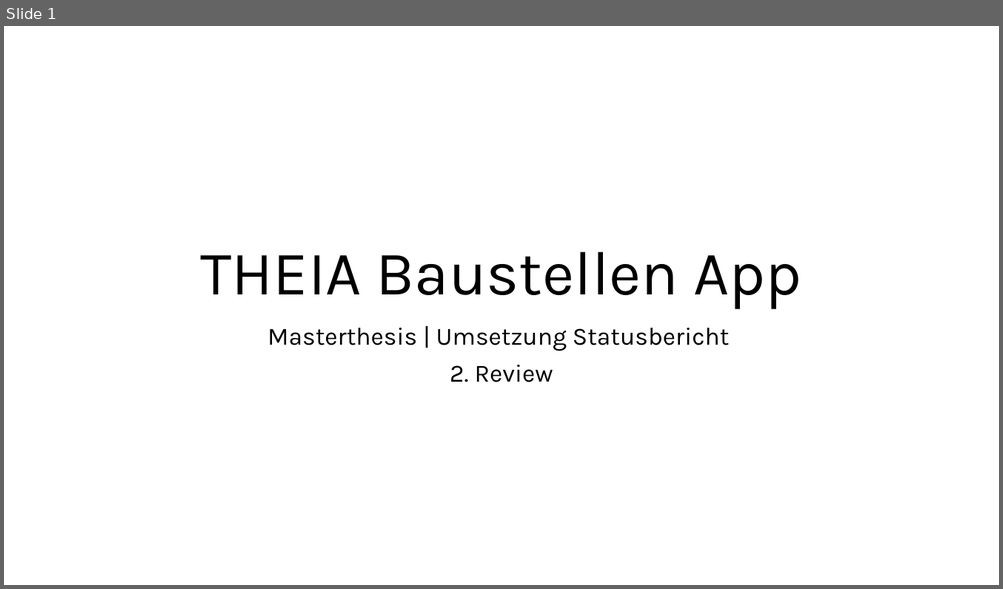
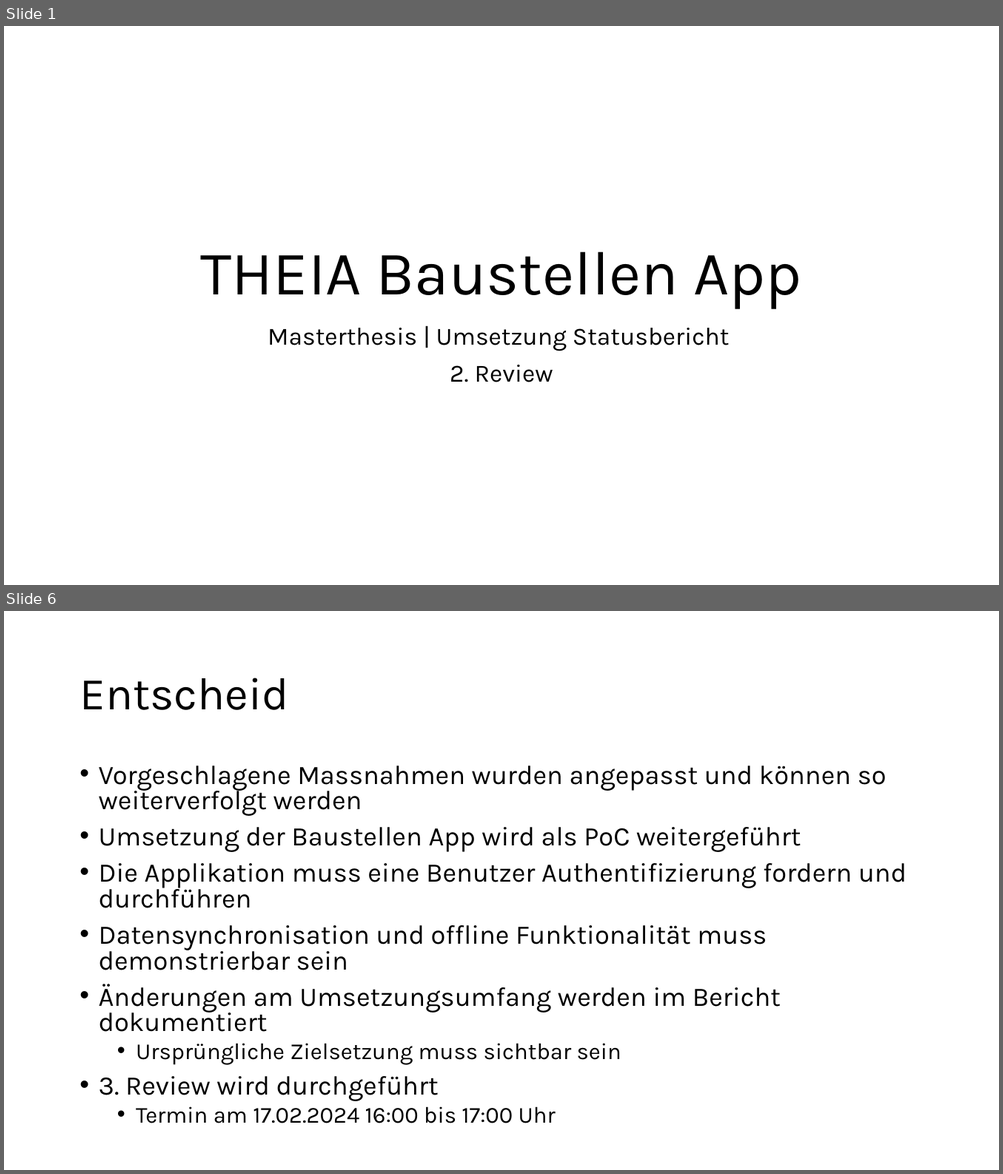
Before and after one commit to zuercheram/Master-Thesis, a slide deck: bericht/Projektstatusbeircht2.pptx. Shown one above the other, each under a label of ours: slide 1 before the commit, slides 1 and 6 after it; the slides between them are not shown. The pictures are 1003x589 and 1003x1174 pixels, drawn with LibreOffice and Linux fonts; fonts in the diff are those of the drawing. Boxes give left, top, right and bottom in pixels: in the first picture for what was removed or moved away, otherwise in the second. Text is boxed around its words. In the diff, an @@ line names an element or a change of style, - is before the commit and + after.

```diff
--- a/bericht/Projektstatusbeircht2.pptx
+++ b/bericht/Projektstatusbeircht2.pptx
@@ slide 6 added at bbox=[4, 611, 999, 1170], background #FFFFFF @@
@@ title added at bbox=[79, 678, 289, 710], 44 pt, text #000000 @@
+Entscheid
@@ text added at bbox=[99, 766, 906, 1124], 25.9 pt, text #000000 @@
+• Vorgeschlagene Massnahmen wurden angepasst und können so weiterverfolgt werden
+• Umsetzung der Baustellen App wird als PoC weitergeführt
+• Die Applikation muss eine Benutzer Authentifizierung fordern und durchführen
+• Datensynchronisation und offline Funktionalität muss demonstrierbar sein
+• Änderungen am Umsetzungsumfang werden im Bericht dokumentiert
+  • Ursprüngliche Zielsetzung muss sichtbar sein
+• 3. Review wird durchgeführt
+  • Termin am 17.02.2024 16:00 bis 17:00 Uhr
```
Also in this commit, not shown: 1 slide changed, 22 other files.
